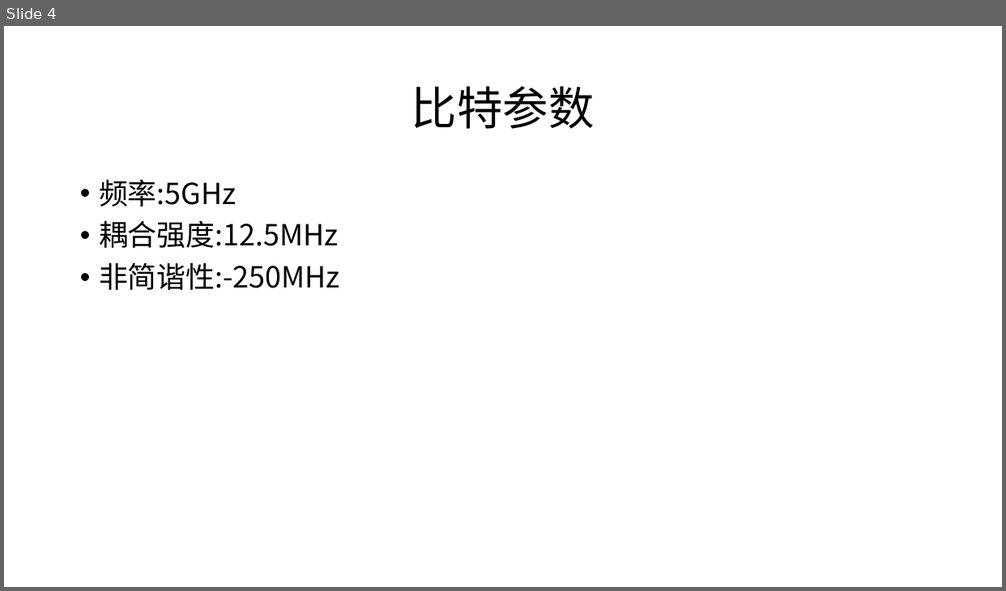
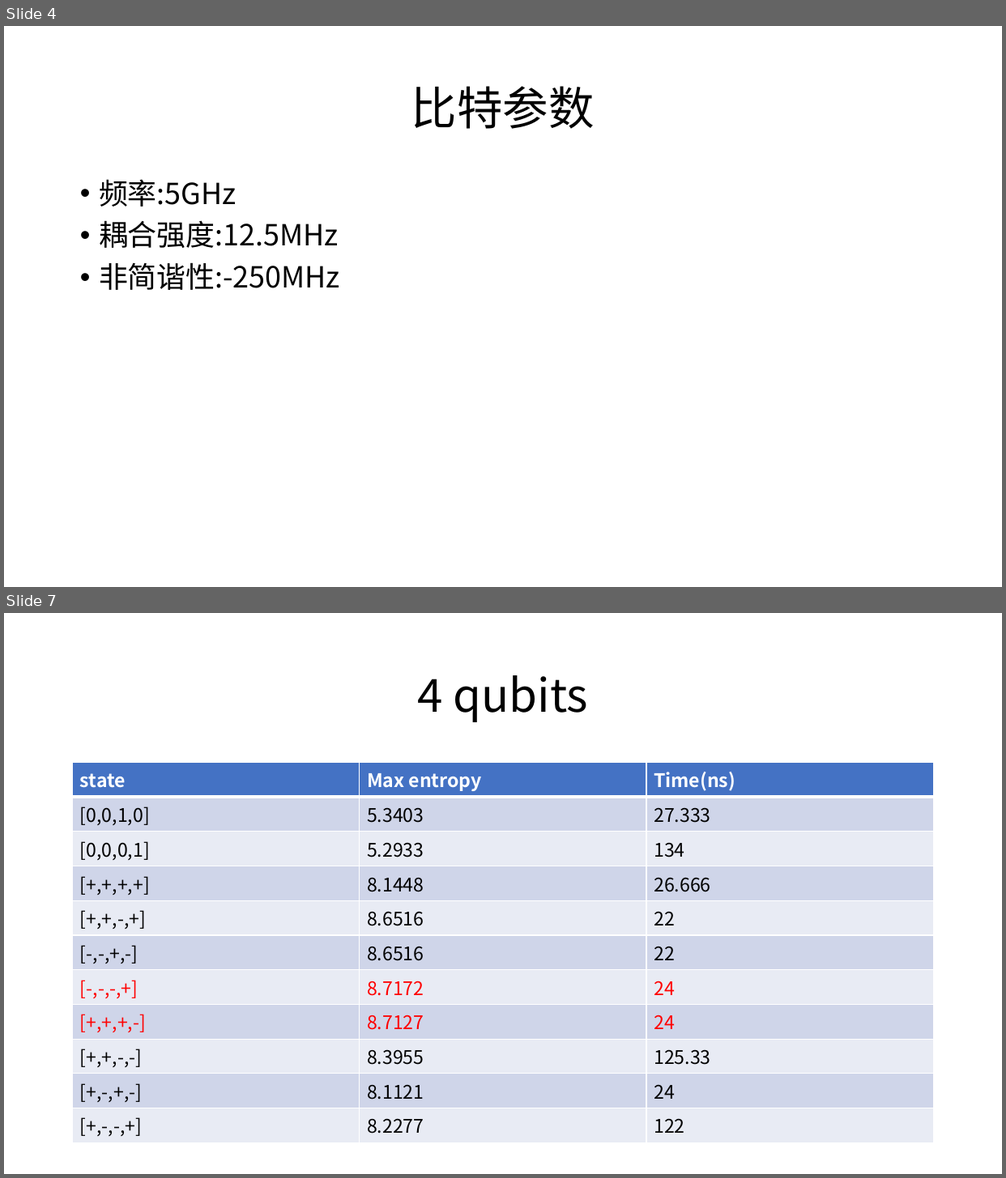
Before and after one commit to ChenZha/Quantum-Computation, a slide deck: programmer/programme/algorithm/Renyi Entropy/Renyi entropy.pptx. Shown one above the other, each under a label of ours: slide 4 before the commit, slides 4 and 7 after it; the slides between them are not shown. The pictures are 1006x591 and 1006x1178 pixels, drawn with LibreOffice and Linux fonts; fonts in the diff are those of the drawing. Boxes give left, top, right and bottom in pixels: in the first picture for what was removed or moved away, otherwise in the second. Text is boxed around its words. In the diff, an @@ line names an element or a change of style, - is before the commit and + after.

```diff
--- a/programmer/programme/algorithm/Renyi Entropy/Renyi entropy.pptx
+++ b/programmer/programme/algorithm/Renyi Entropy/Renyi entropy.pptx
@@ slide 7 added at <box>4,613,1002,1174</box>, background #FFFFFF @@
@@ title added at <box>417,675,588,722</box>, 44 pt, text #000000 @@
+4 qubits
@@ table added at <box>73,763,933,1137</box>, 11 rows, 3 columns @@
+state | Max entropy | Time(ns)
+[0,0,1,0] | 5.3403 | 27.333
+[0,0,0,1] | 5.2933 | 134
+[+,+,+,+] | 8.1448 | 26.666
+[+,+,-,+] | 8.6516 | 22
+[-,-,+,-] | 8.6516 | 22
+[-,-,-,+] | 8.7172 | 24
+[+,+,+,-] | 8.7127 | 24
+[+,+,-,-] | 8.3955 | 125.33
+[+,-,+,-] | 8.1121 | 24
+[+,-,-,+] | 8.2277 | 122
```
Also in this commit, not shown: 2 slides changed, 10 other slides added, 25 other files.
